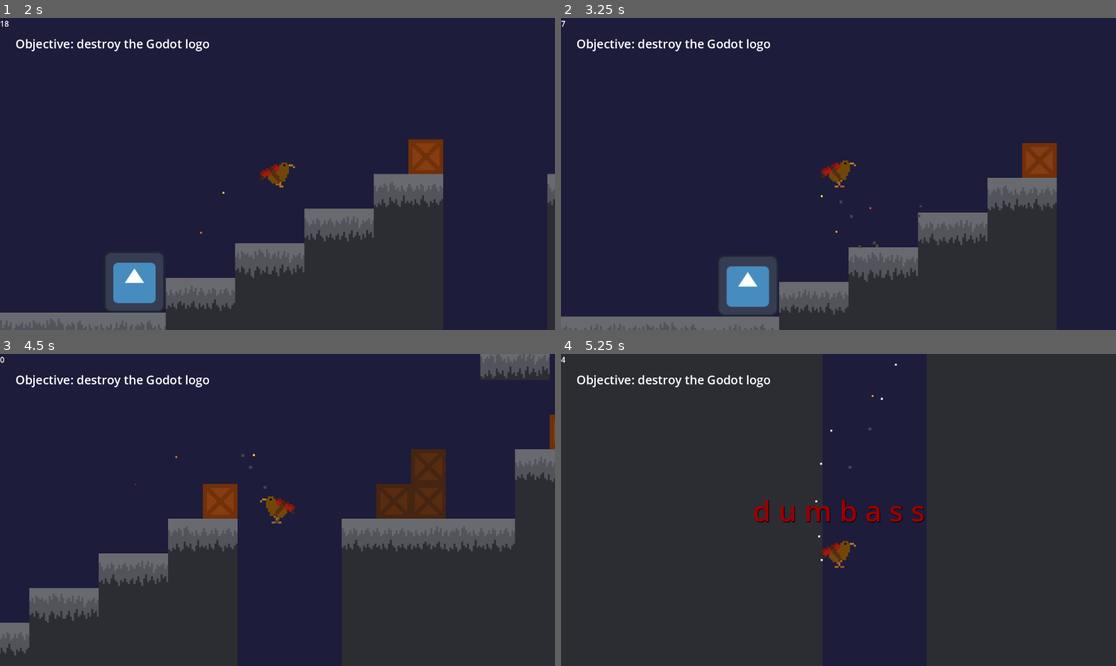
Above: before the commit, frames 1-4 (two rows, left to right).
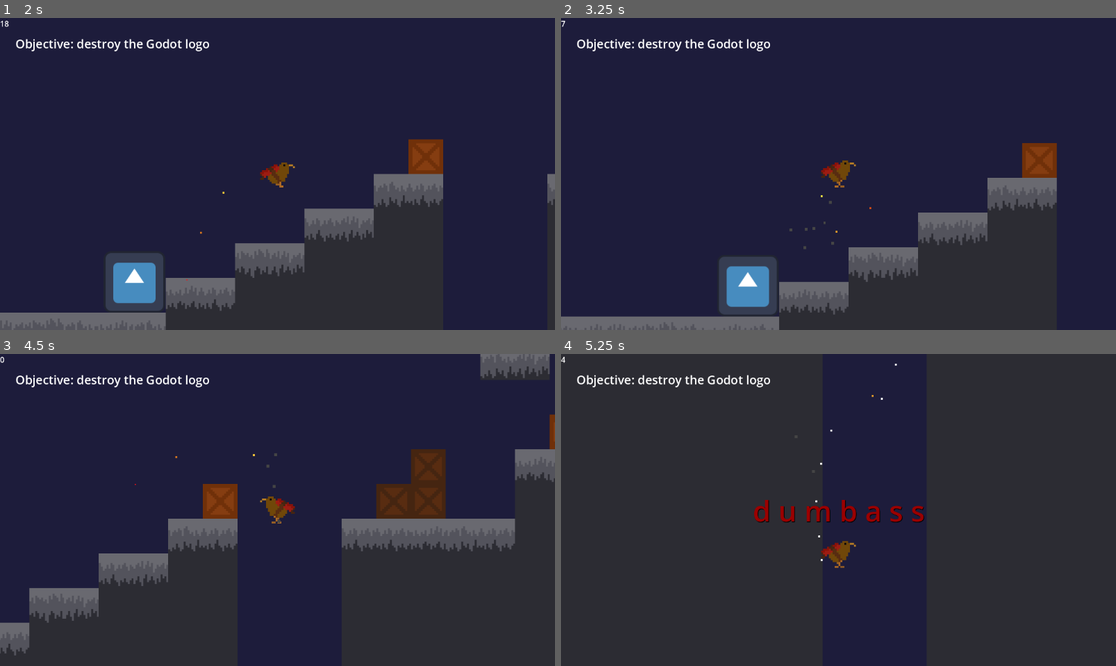
Above: after the commit, the same moments.

Repository: PixelParrot4/tactical-explosive-kiwi-simulator-2004
Game: Godot game, scene res://level_1.tscn
Two runs of this game, one before a commit and one after it. Both use one fixed random seed, a clock stepped at 60 frames per second and the inputs below. This scene is started directly instead of the project's main scene. The engine's default icon, where the game draws it, is replaced by a stand-in: a white triangle on a blue panel in a dark square.
Inputs (mouse positions are in pixels of both pictures, inside the frame that each line leads up to):
- Up to frame 1 (2 s): move the mouse to (399, 158) at 0.52 s; press the mouse at (399, 158) at 0.53 s; hold Right (right) from 0.53 s (still down); tap Up (ui_up) at 0.77, 1.52 s; move the mouse to (166, 189) at 1.27 s; release the mouse at (166, 189) at 1.28 s; click (166, 189) at 1.35 s
- Up to frame 2 (3.25 s): move the mouse to (894, 105) at 2.02 s; release Right (right) at 2.03 s; press the mouse at (894, 105) at 2.03 s; hold Left (left) 2.03-2.78 s; move the mouse to (810, 236) at 2.77 s; release the mouse at (810, 236) at 2.78 s; hold Right (right) from 2.78 s (still down); click (810, 236) at 2.85 s; tap Up (ui_up) at 3.02 s
- Up to frame 3 (4.5 s): move the mouse to (444, 556) at 3.52 s; press the mouse at (444, 556) at 3.53 s; tap Up (ui_up) at 3.77 s; move the mouse to (111, 463) at 4.27 s; release Right (right) at 4.28 s; release the mouse at (111, 463) at 4.28 s; hold Left (left) from 4.28 s (still down); click (111, 463) at 4.35 s
- Up to frame 4 (5.25 s): tap Up (ui_up) at 4.52 s; move the mouse to (866, 510) at 5.02 s; release Left (left) at 5.03 s; press the mouse at (866, 510) at 5.03 s; hold Right (right) from 5.03 s (still down)

Frame 1 is identical in both runs. In frame 2, less than 0.1% of the frame differs, in the area x 41-65%, y 58-75%; in frame 3, less than 0.1%; in frame 4, less than 0.1%.

Commit message:
changed skid particles again

Diff:
--- a/player.gd
+++ b/player.gd
@@ -8,7 +8,7 @@
 @onready var Level =$".."
 @onready var FootstepTimer=$FootstepTimer
 @onready var FootstepSFX=$Footsteps
-@onready var SkidParticle=$SkidParticle
+@onready var SkidParticles=$SkidParticle
 
 var MAX_SPEED = 900
 var JUMP_VELOCITY = -775
@@ -107,10 +107,14 @@
 	#skid detection
 	if direction > 0 and velocity.x < 0 or direction < 0 and velocity.x > 0:
 		$Skid.playing = true
-		$SkidParticle.emitting = true
+		SkidParticles.emitting = true
+		if direction < 0 and velocity.x > 0:
+			SkidParticles.direction = Vector2(1,0)
+		else:
+			SkidParticles.direction = Vector2(-1,0)
 	else:
 		$Skid.playing = false
-		$SkidParticle.emitting = false
+		SkidParticles.emitting = false
 
 
 #so that particles' initial velocity is relative to player's
--- a/player.tscn
+++ b/player.tscn
@@ -140,9 +140,11 @@
 position = Vector2(0, 24)
 scale = Vector2(2, 2)
 lifetime = 0.5
-spread = 60.0
+direction = Vector2(1, -1)
+spread = 20.0
 gravity = Vector2(0, 0)
-initial_velocity_max = 100.0
+initial_velocity_min = 100.0
+initial_velocity_max = 300.0
 damping_max = 5.0
 damping_curve = SubResource("Curve_bwjpd")
 scale_amount_min = 6.0
@@ -219,6 +221,7 @@
 
 [node name="Skid" type="AudioStreamPlayer" parent="."]
 stream = ExtResource("7_r3nyc")
+volume_db = -8.0
 
 [connection signal="timeout" from="Fuse" to="." method="_on_fuse_timeout"]
 [connection signal="timeout" from="FootstepTimer" to="." method="_on_footstep_timer_timeout"]
